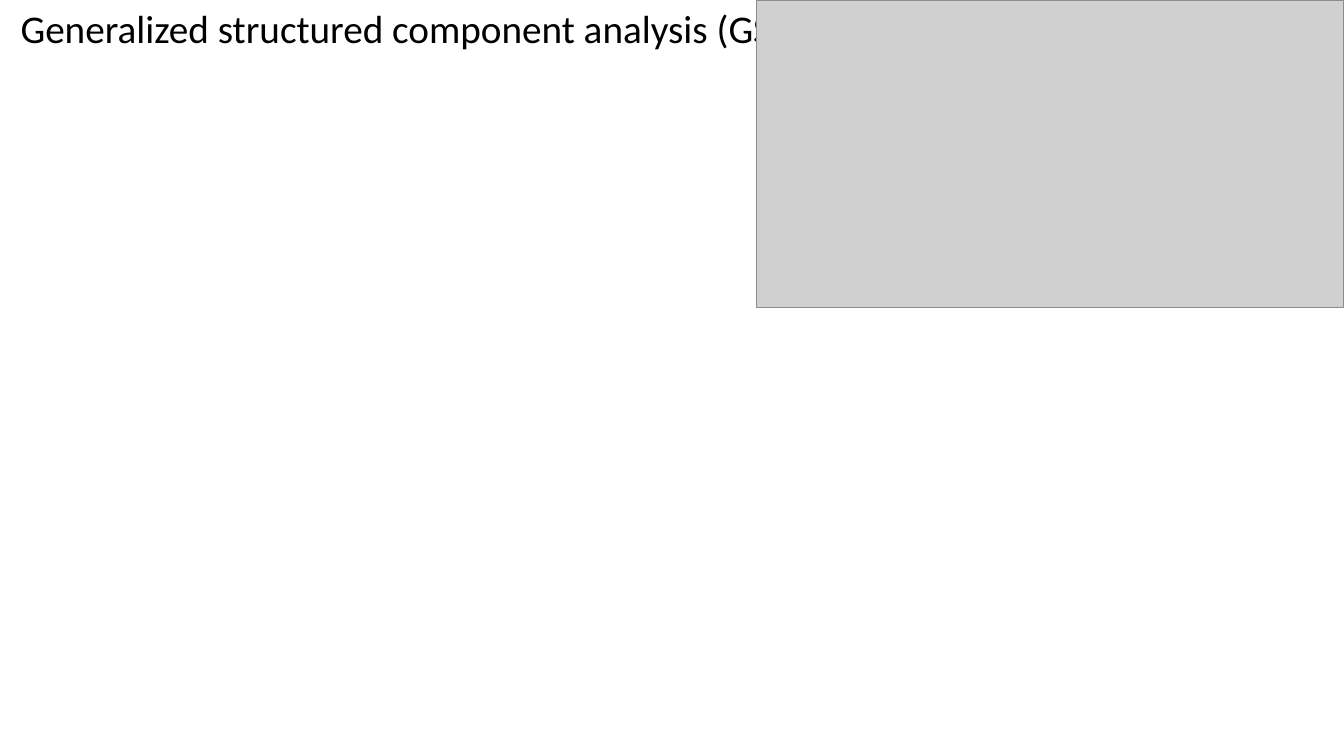
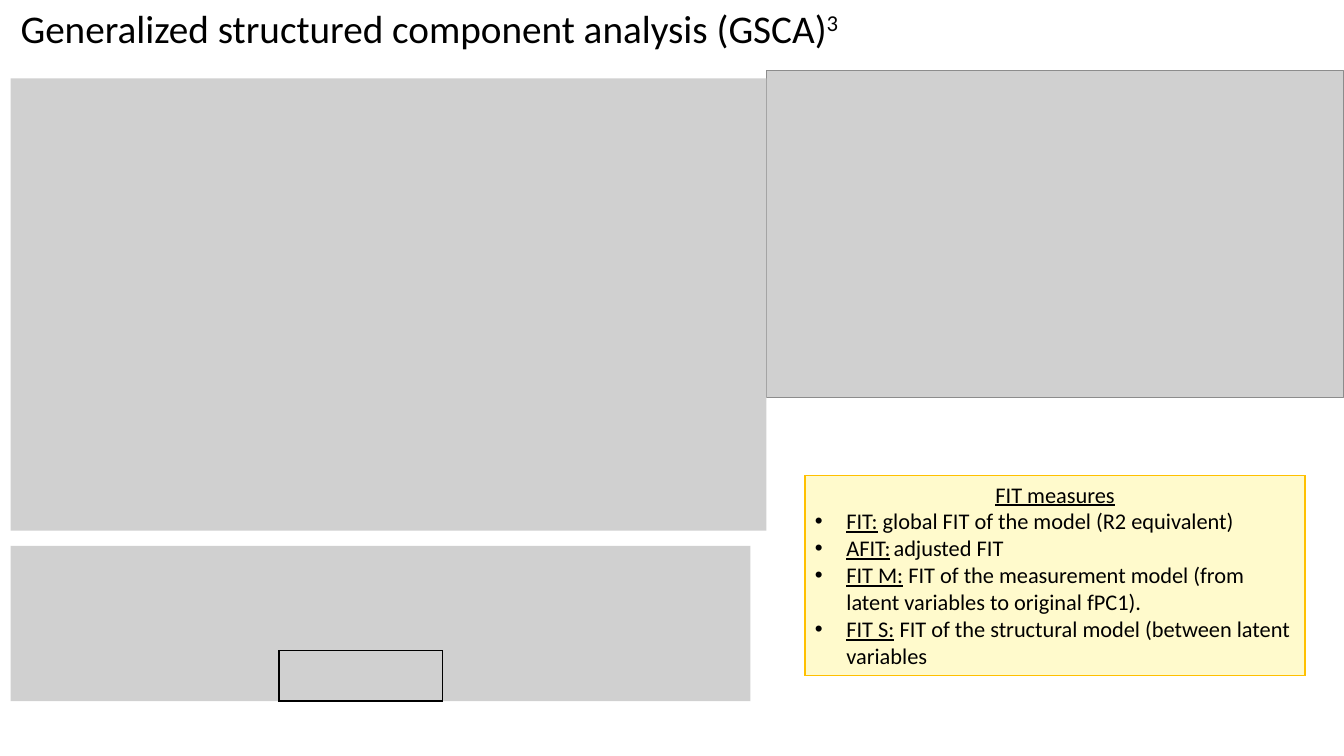
Before and after one commit to GMarTT/Agrostat-Dijon, a slide deck: slide 11 of diaporama/diapo_agrostat_v1.pptx. Drawn at 1344x756 pixels with LibreOffice and Linux fonts; fonts in the diff are those of the drawing; grey boxes stand for pictures. Boxes give left, top, right and bottom in pixels: in the first picture for what was removed or moved away, otherwise in the second. Text is boxed around its words. In the diff, an @@ line names an element or a change of style, - is before the commit and + after.

```diff
--- a/diaporama/diapo_agrostat_v1.pptx
+++ b/diaporama/diapo_agrostat_v1.pptx
@@ picture added at box(11, 79, 767, 531) @@
@@ picture: place and size @@
-picture at box(757, 0, 1344, 308)
+picture at box(766, 71, 1344, 397)
@@ rectangle added at box(806, 476, 1306, 677), fill #FFFACC, outline #FFC000 1 pt, 16 pt, text #000000 @@
+FIT measures
+• FIT: global FIT of the model (R2 equivalent)
+• AFIT: adjusted FIT
+• FIT M: FIT of the measurement model (from latent variables to original fPC1).
+• FIT S: FIT of the structural model (between latent variables
@@ picture added at box(11, 546, 751, 702) @@
@@ rectangle added at box(279, 650, 443, 701), outline #000000 1 pt @@
```
Also in this commit, not shown: 2 other slides changed, 6 slides added, 5 other files.
